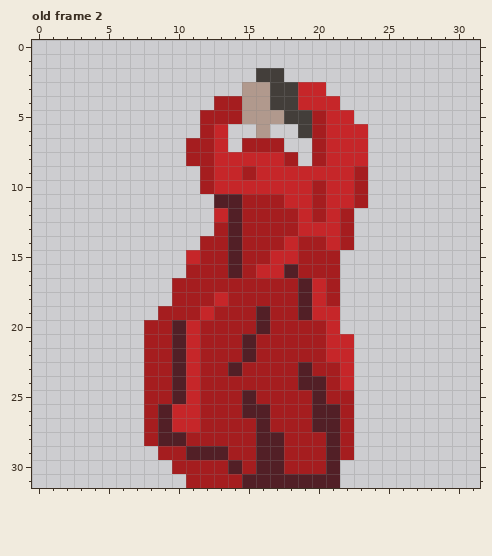
Edited in one commit: pixel-art file (Assets/Sprites/lady_climb_idle.ase). That is the earlier state.
32x32 pixels, 4 frames. Shown: old frame 2. The commit also changed other frames, which this record leaves out.
Once edited:
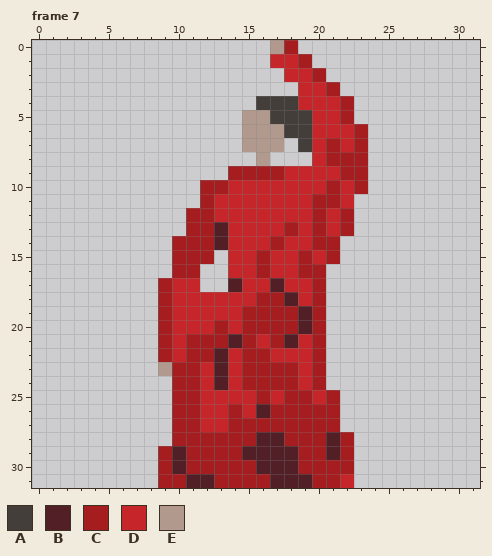
Palette (. is transparent): A #433e3a  B #521f26  C #a51d1f  D #c62629  E #b1998d
A new or re-ordered frame is compared with the old frame closest to it.
From old to new:
frames 4 -> 11
Changed rows in their new state; - is an unchanged pixel.
Frame 7 is new; against old frame 2:
first column x 8:
 0 ---------EC-----
 1 ---------DDC----
 2 --------..DDC---
 3 -------....--C--
 4 -----...A-----C-
 5 ----...--A--D-C-
 6 ----..-E-EA-D--C
 7 ---...-EEE-ADC-C
 8 ---.....E..-DCCC
 9 ----..C-CC----C-
10 -----C------DC--
11 ----CDDDDD---C-.
12 ---CC-DDDDD-----
13 ---CCBDDDD--C---
14 --CC-BDDD--D-C.-
15 --CC-.DD----D---
16 --C-..DDC-D--.--
17 -CDD..BDDBDDC.--
18 -CDDD-DD--BDC.--
19 --DD-DD-C---C.--
20 .-D-D-D-C--B-.--
21 .-DC--BCD-BD-..-
22 .-DC-BDC-DDD-..-
23 .ECCDBD----D-..-
24 ..CCDBD----DC..-
25 ..CCDDDD-D--D-.-
26 ..CCDD-D----CC.-
27 ..CCDD--C---CC.-
28 ..C-------------
29 --BCCC-B--B-----
30 -CB---C---B--CC-
31 -CCBB--CC---CCD-
Pixel boxes of the changes (left, top, right, bottom) in both pictures:
changed: (144, 40, 368, 488)
